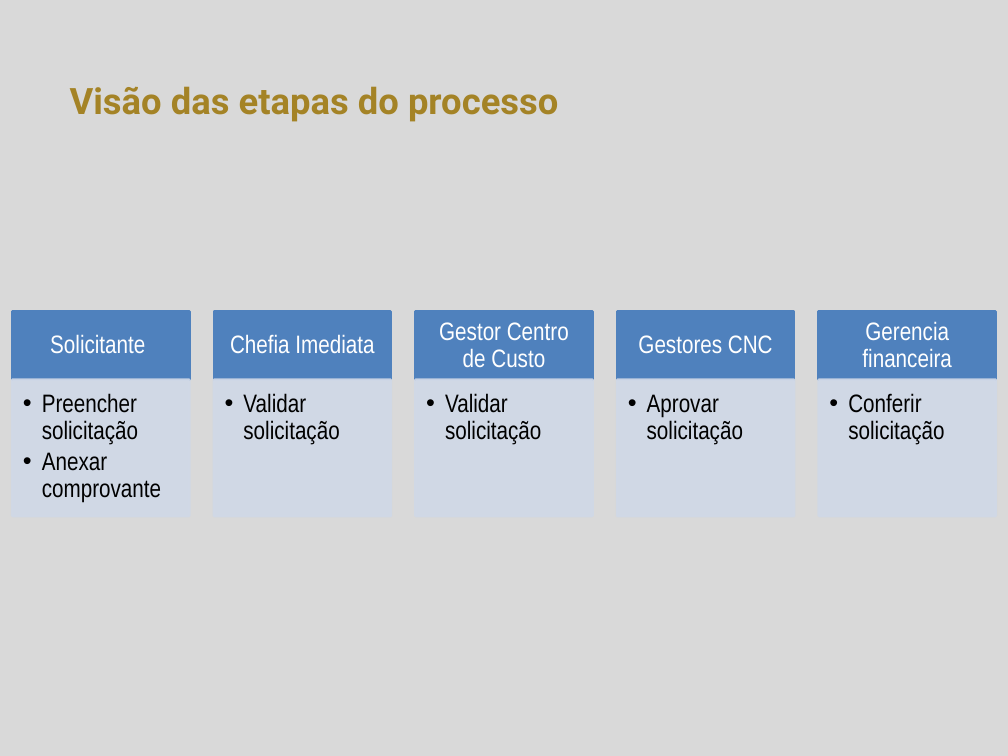
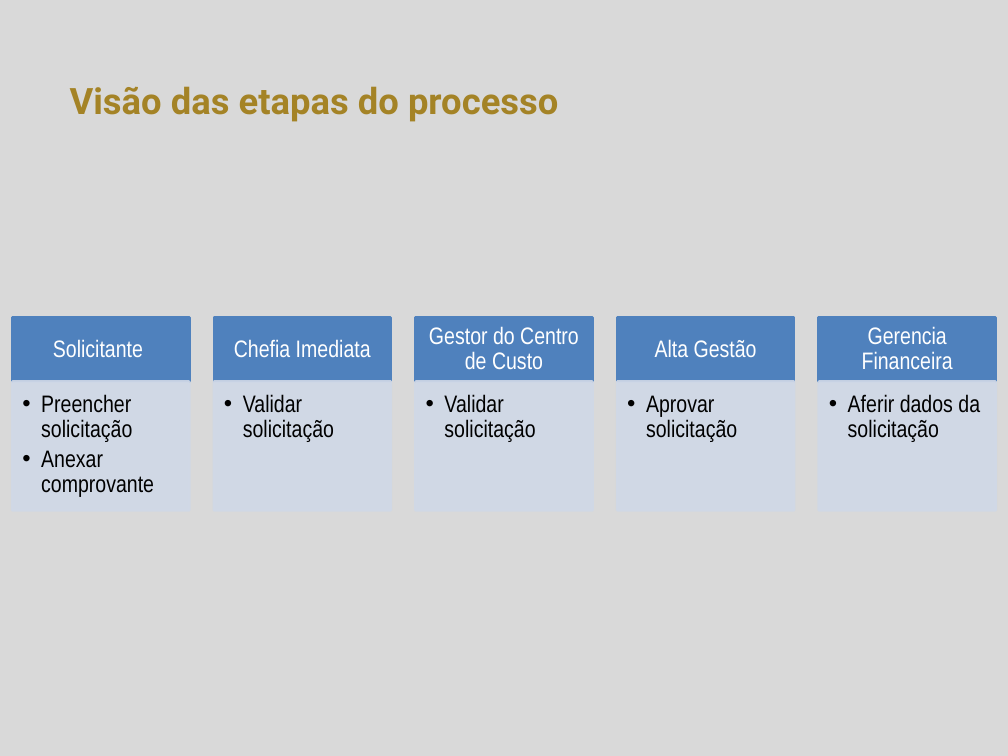
Before and after one commit to herickfreitas/Fluig_RM_MovMovimentoTBCData, a slide deck: slide 3 of Reembolso de despesas.pptx. Drawn at 1008x756 pixels with LibreOffice and Linux fonts; fonts in the diff are those of the drawing; background and template pictures are left out. Boxes give left, top, right and bottom in pixels: in the first picture for what was removed or moved away, otherwise in the second. Text is boxed around its words. In the diff, an @@ line names an element or a change of style, - is before the commit and + after.

```diff
--- a/Reembolso de despesas.pptx
+++ b/Reembolso de despesas.pptx
@@ rectangle: place and size @@
-rectangle at <box>12,311,188,380</box>
+rectangle at <box>12,318,188,382</box>
@@ size 18 to 17 pt in 6 elements at <box>243,394,334,442</box>, <box>444,394,535,442</box>, <box>646,395,737,442</box>, <box>41,394,154,497</box>, <box>53,339,143,357</box>, <box>234,339,371,357</box> @@
@@ rectangle: place and size @@
-rectangle at <box>214,311,390,380</box>
+rectangle at <box>214,318,390,382</box>
@@ rectangle: place and size @@
-rectangle at <box>415,311,592,380</box>
+rectangle at <box>415,318,592,382</box>
@@ text at <box>429,326,579,369</box>: text changed; size 18 to 17 pt @@
-Gestor Centro de Custo
+Gestor do Centro de Custo
@@ rectangle: place and size @@
-rectangle at <box>617,311,793,380</box>
+rectangle at <box>617,318,793,382</box>
@@ rectangle: place and size @@
-rectangle at <box>818,311,995,380</box>
+rectangle at <box>818,318,995,382</box>
@@ text at <box>862,326,953,369</box>: text changed; size 18 to 17 pt @@
-Gerencia financeira
+Gerencia Financeira
@@ text removed at <box>638,335,773,353</box> @@
-Gestores CNC
@@ text added at <box>655,339,757,357</box>, 17 pt, text #FFFFFF @@
+Alta Gestão
@@ rectangle: place and size @@
-rectangle at <box>12,380,188,516</box>
+rectangle at <box>12,382,188,511</box>
@@ rectangle: place and size @@
-rectangle at <box>214,380,390,516</box>
+rectangle at <box>214,382,390,511</box>
@@ rectangle: place and size @@
-rectangle at <box>415,380,592,516</box>
+rectangle at <box>415,382,592,511</box>
@@ rectangle: place and size @@
-rectangle at <box>617,380,793,516</box>
+rectangle at <box>617,382,793,511</box>
@@ rectangle: place and size @@
-rectangle at <box>818,380,995,516</box>
+rectangle at <box>818,382,995,511</box>
@@ text at <box>848,394,980,442</box>: text changed; size 18 to 17 pt @@
-  • Conferir solicitação
+  • Aferir dados da solicitação
```
Also in this commit, not shown: 5 other slides changed, 6 other files.
